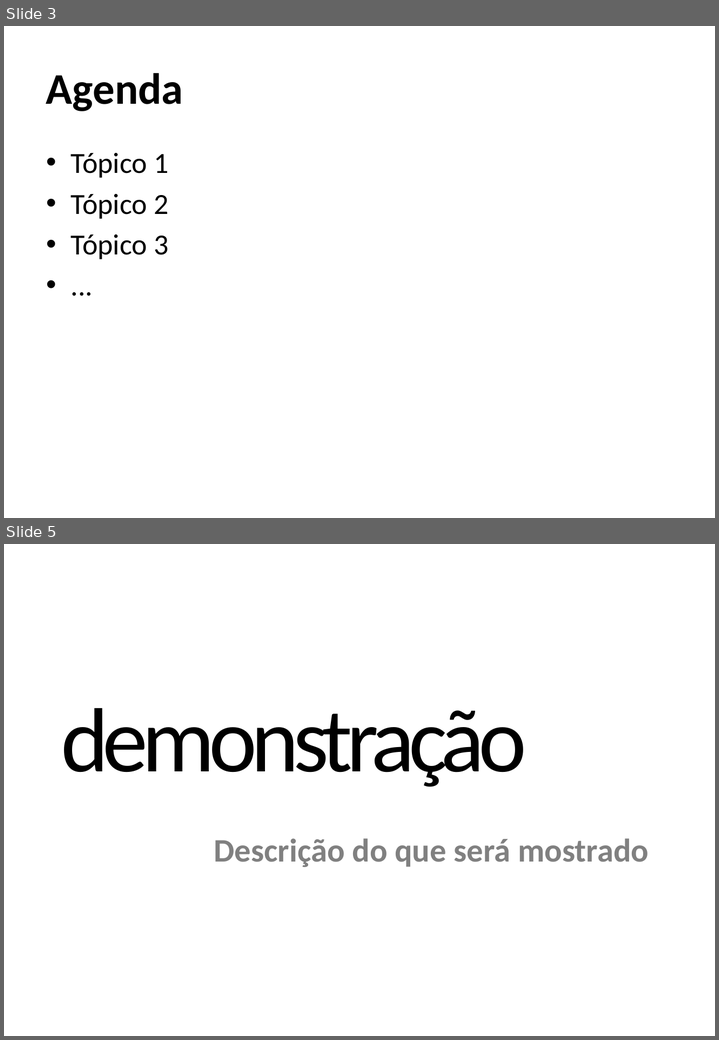
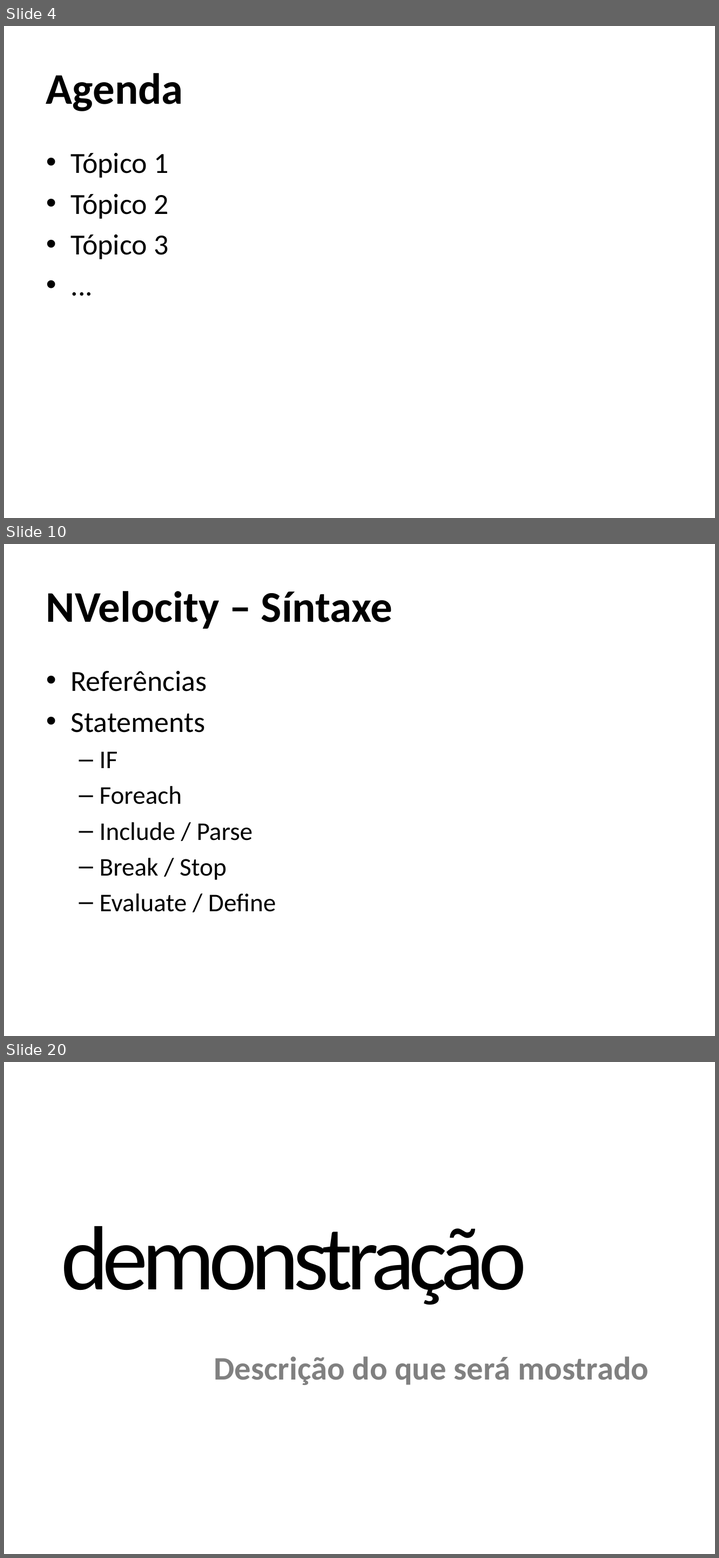
Before and after one commit to masterzdran/netponto-nvelocity, a slide deck: doc/Template Apresentação.pptx. Shown one above the other, each under a label of ours: slides 3 and 5 before the commit, slides 4, 10 and 20 after it; the slides between them are not shown. The pictures are 719x1040 and 719x1558 pixels, drawn with LibreOffice and Linux fonts; fonts in the diff are those of the drawing; background and template pictures are left out. Boxes give left, top, right and bottom in pixels: in the first picture for what was removed or moved away, otherwise in the second. Text is boxed around its words. In the diff, an @@ line names an element or a change of style, - is before the commit and + after.

```diff
--- a/doc/Template Apresentação.pptx
+++ b/doc/Template Apresentação.pptx
@@ slide 10 added at (4,544,715,1036), background picture (left out) @@
@@ title added at (46,591,392,629), 48 pt, text #000000, bold @@
+NVelocity – Síntaxe
@@ text added at (71,671,276,912), 28 pt, text #000000 @@
+• Referências
+• Statements
+  – IF
+  – Foreach
+  – Include / Parse
+  – Break / Stop
+  – Evaluate / Define
@@ what was slide 3 is now slide 4 @@
@@ what was slide 5 is now slide 20 @@
```
Also in this commit, not shown: 2 slides changed, 15 other slides added, 1 slide removed, 1 other file.
